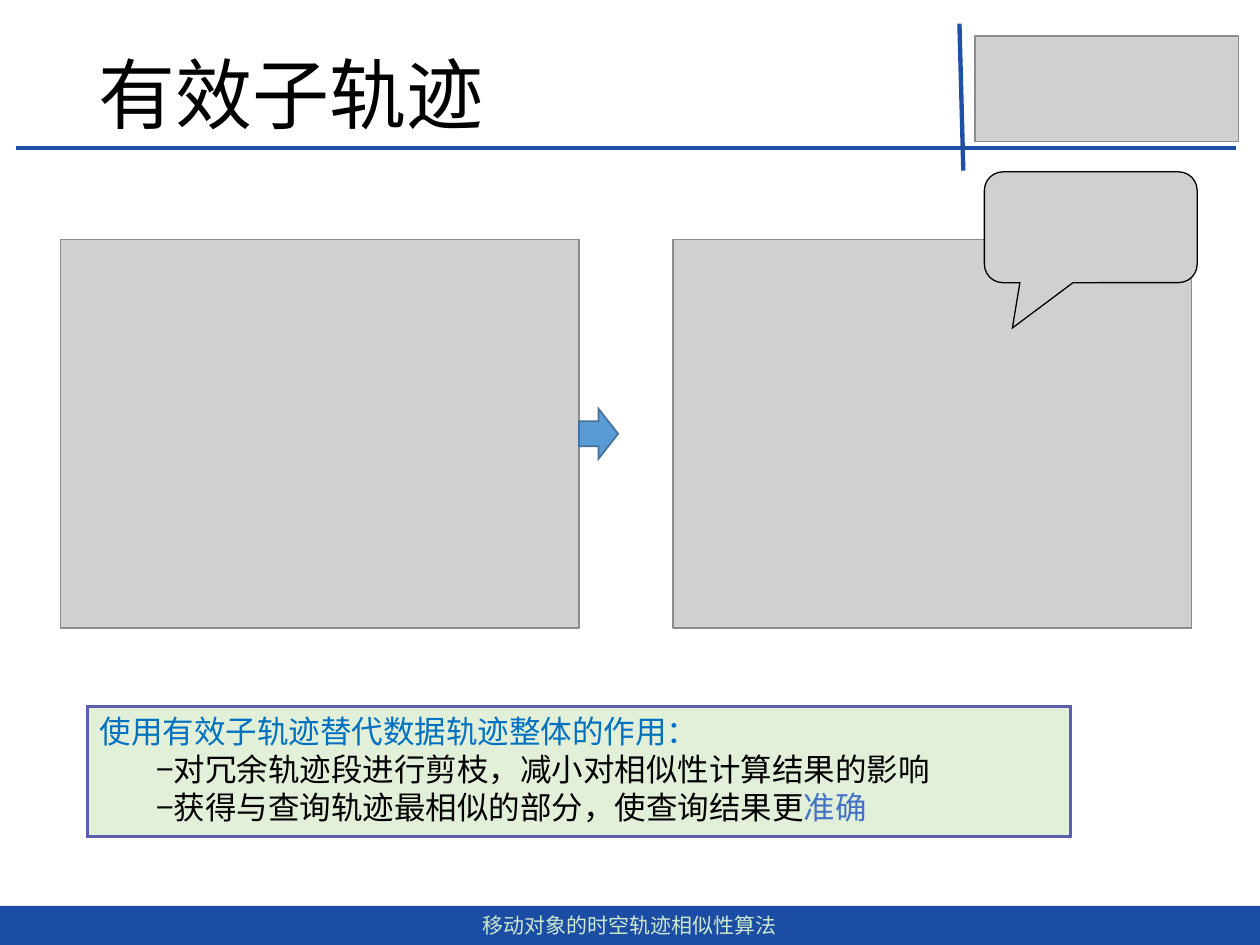
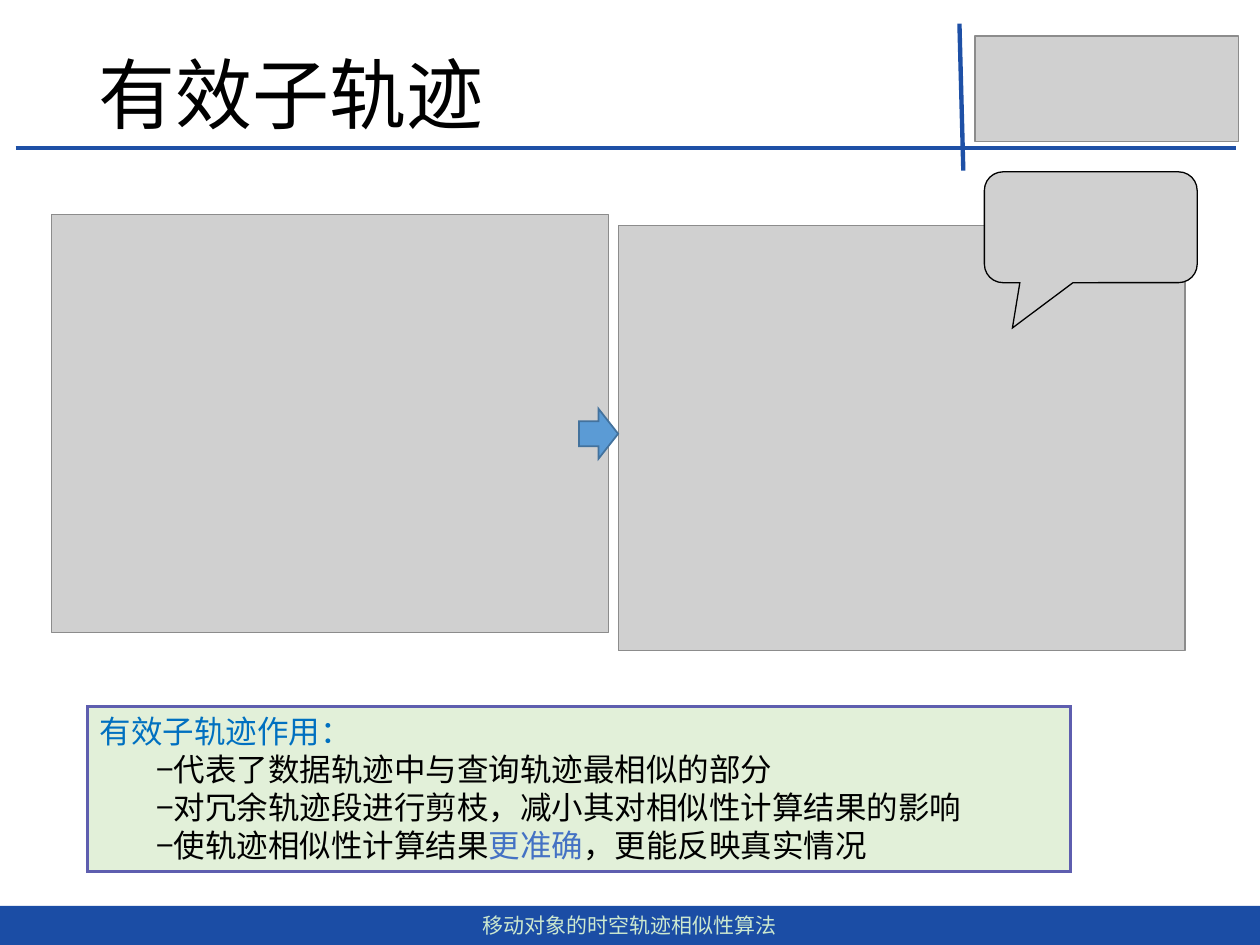
Before and after one commit to dingguangwei/biyelunwen, a slide deck: slide 24 of 答辩——毕设.pptx. Drawn at 1260x945 pixels with LibreOffice and Linux fonts; fonts in the diff are those of the drawing; grey boxes stand for pictures. Boxes give left, top, right and bottom in pixels: in the first picture for what was removed or moved away, otherwise in the second. Text is boxed around its words. In the diff, an @@ line names an element or a change of style, - is before the commit and + after.

```diff
--- a/答辩——毕设.pptx
+++ b/答辩——毕设.pptx
@@ picture: place and size @@
-picture at (60,239,578,629)
+picture at (52,214,609,633)
@@ picture: place and size @@
-picture at (673,239,1191,629)
+picture at (619,226,1186,651)
@@ rectangle "有效子轨迹作用：": place and size @@
-rectangle "有效子轨迹作用：" at (87,707,1070,837)
+rectangle "有效子轨迹作用：" at (87,707,1070,872)
@@ text in rectangle at (100,716,961,860): text changed @@
-使用有效子轨迹替代数据轨迹整体的作用：
-−对冗余轨迹段进行剪枝，减小对相似性计算结果的影响
-−获得与查询轨迹最相似的部分，使查询结果更准确
+有效子轨迹作用：
+−代表了数据轨迹中与查询轨迹最相似的部分
+−对冗余轨迹段进行剪枝，减小其对相似性计算结果的影响
+−使轨迹相似性计算结果更准确，更能反映真实情况
```
Also in this commit, not shown: 9 other slides changed, 1 slide removed, 2 other files.
